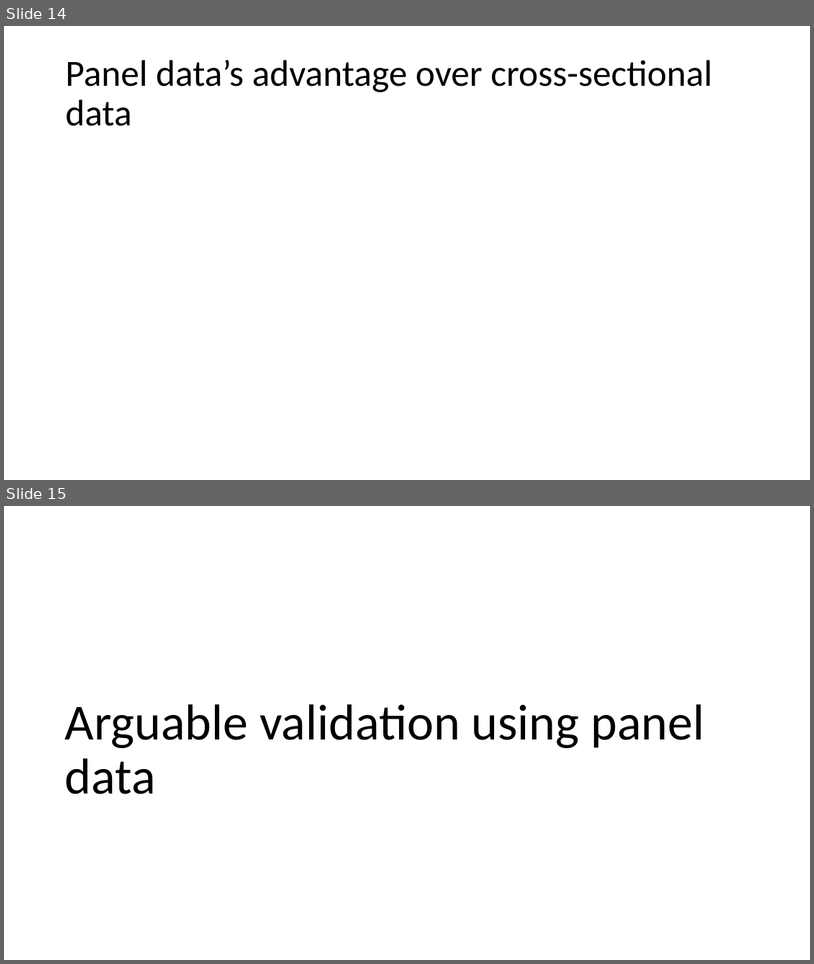
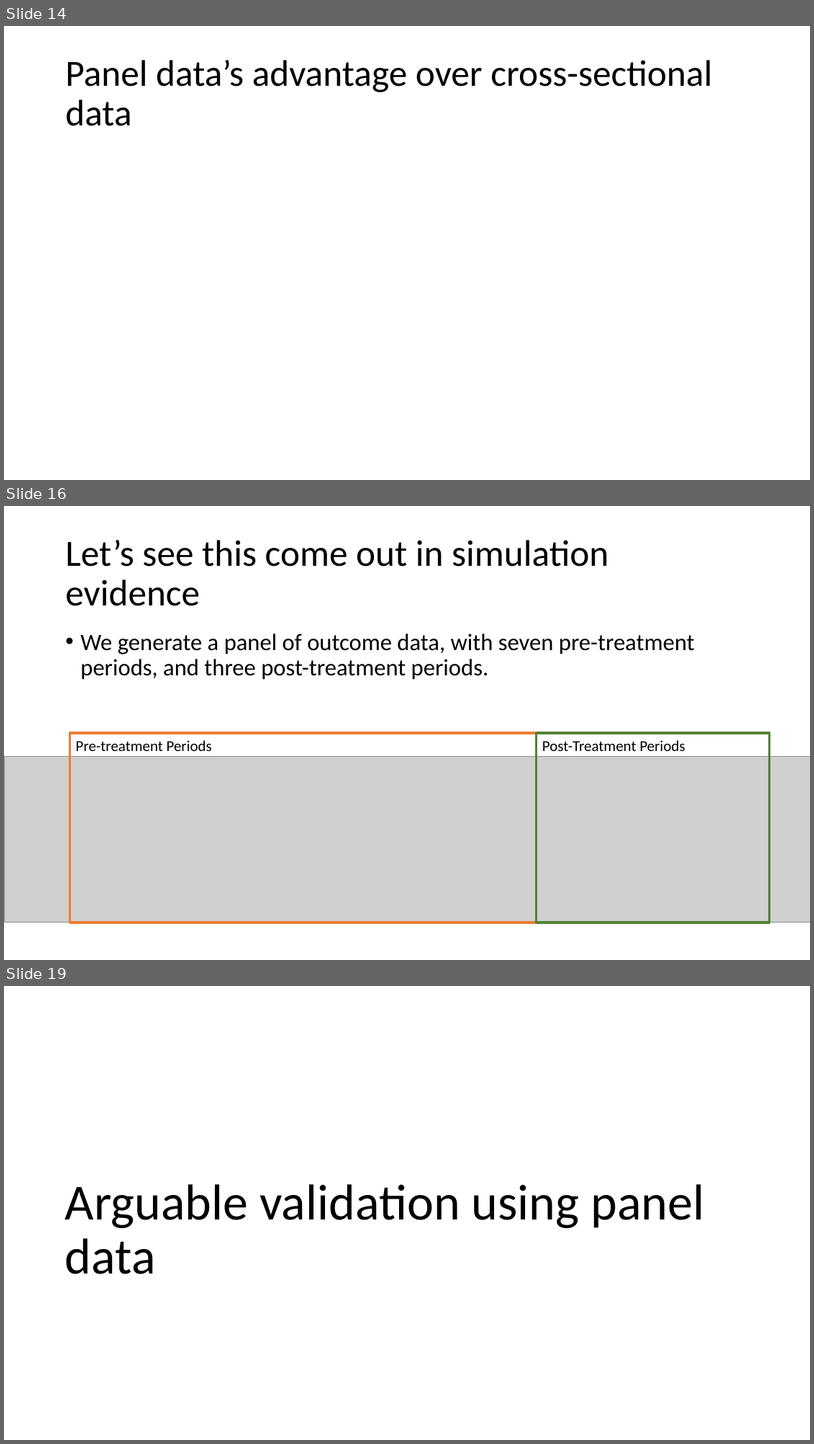
Before and after one commit to shoepaladin/causalinference_crashcourse, a slide deck: Powerpoints/6 DiffnDiff (WIP).pptx. Shown one above the other, each under a label of ours: slides 14 and 15 before the commit, slides 14, 16 and 19 after it; the slides between them are not shown. The pictures are 814x964 and 814x1444 pixels, drawn with LibreOffice and Linux fonts; fonts in the diff are those of the drawing; grey boxes stand for pictures. Boxes give left, top, right and bottom in pixels: in the first picture for what was removed or moved away, otherwise in the second. Text is boxed around its words. In the diff, an @@ line names an element or a change of style, - is before the commit and + after.

```diff
--- a/Powerpoints/6 DiffnDiff (WIP).pptx
+++ b/Powerpoints/6 DiffnDiff (WIP).pptx
@@ slide 16 added at box(4, 506, 810, 960), background #FFFFFF @@
@@ title added at box(65, 540, 609, 606), 44 pt, text #000000 @@
+Let’s see this come out in simulation evidence
@@ text added at box(80, 633, 695, 680), 28 pt, text #000000 @@
+• We generate a panel of outcome data, with seven pre-treatment periods, and three post-treatment periods.
@@ rectangle added at box(70, 733, 537, 922), outline #ED7D31 3 pt, 18 pt, text #000000 @@
+Pre-treatment Periods
@@ rectangle added at box(537, 733, 771, 922), outline #548235 3 pt, 18 pt, text #000000 @@
+Post-Treatment Periods
@@ picture added at box(4, 757, 810, 922) @@
@@ what was slide 15 is now slide 19 @@
```
Also in this commit, not shown: 1 slide changed, 5 other slides added, 2 slides removed, 5 other files.
